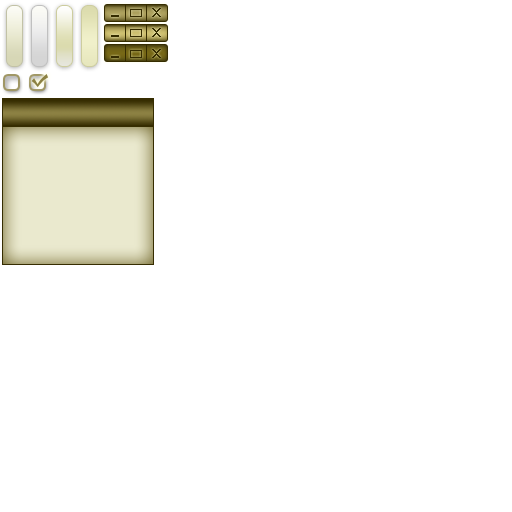
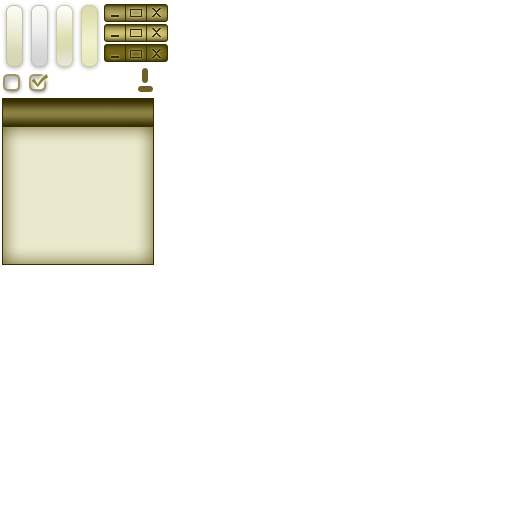
Comparing the layer stacks of the two 512 × 512 images. Changes:
added layer "滚动条" above "图层 1" over [138, 68, 153, 92]
